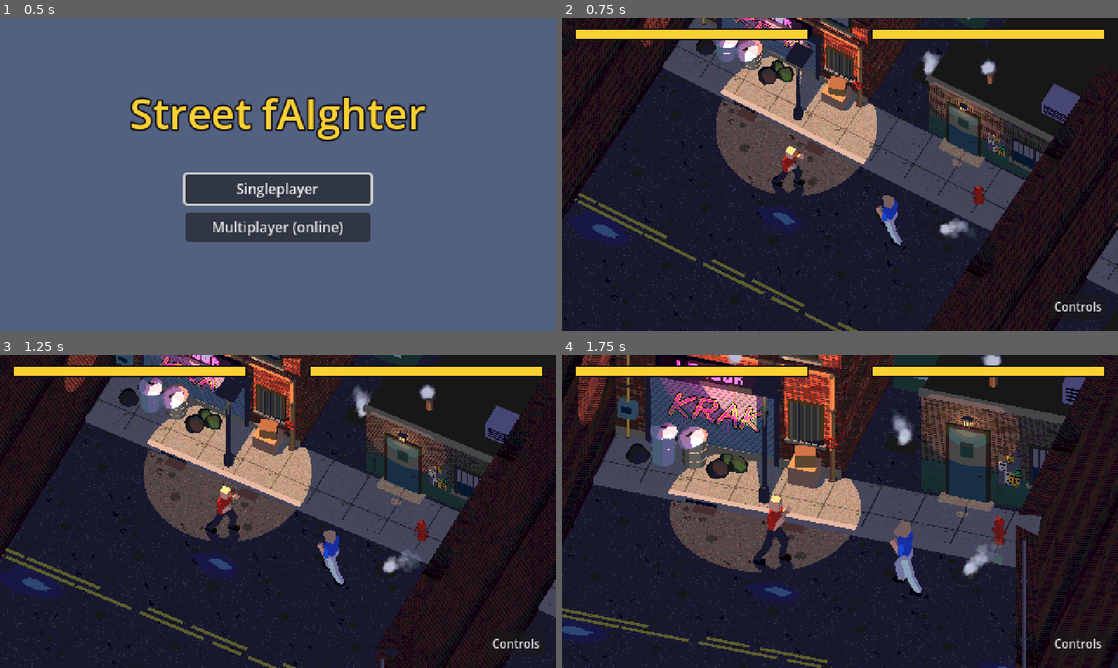
Above: before the commit, frames 1-4 (two rows, left to right).
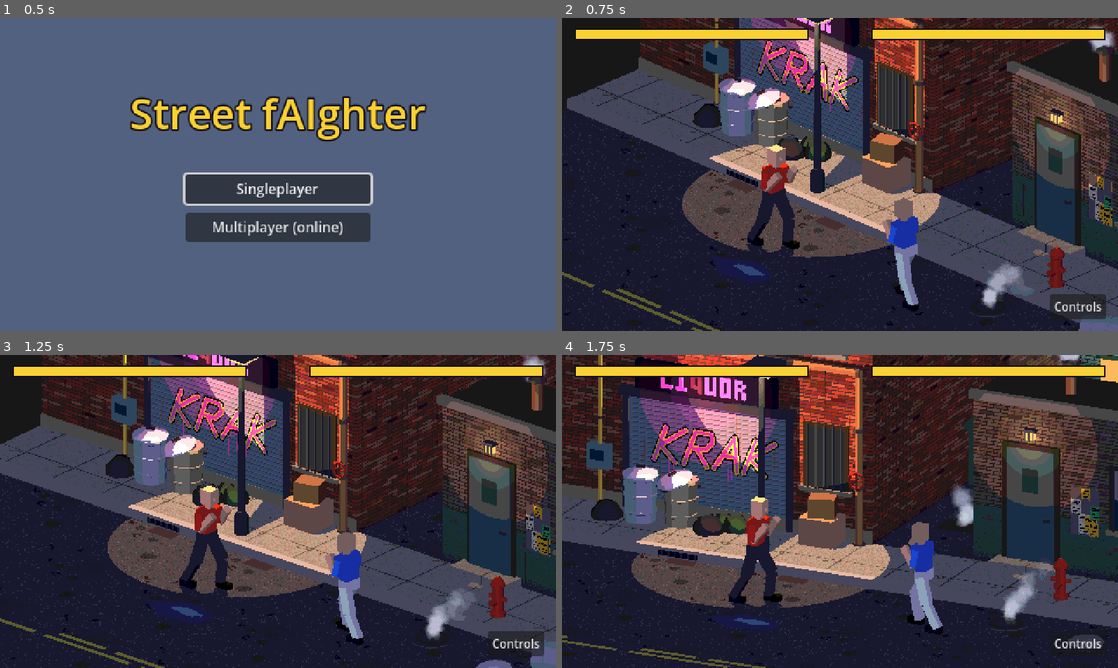
Above: after the commit, the same moments.

Repository: dustinmichels/street-faighter
Game: Godot game, scene res://scenes/menu.tscn
Two runs of this game, one before a commit and one after it. Both use one fixed random seed, a clock stepped at 60 frames per second and the inputs below.
Inputs (mouse positions are in pixels of both pictures, inside the frame that each line leads up to):
- Up to frame 1 (0.5 s): no input
- Up to frame 2 (0.75 s): click "Singleplayer" at 0.5 s
- Up to frame 3 (1.25 s): no input
- Up to frame 4 (1.75 s): move the mouse to (962, 495) at 1.27 s; hold D (move_right) from 1.28 s (still down); hold K (block) from 1.28 s (still down); click (962, 495) at 1.42 s; tap W (jump) at 1.52 s

Frame 1 is identical in both runs. In frame 2, 51% of the frame differs, in the area x 0-100%, y 0-100%; in frame 3, 54%; in frame 4, 56%.

Commit message:
progress on multiplayer

Diff:
--- a/scripts/follow_camera.gd
+++ b/scripts/follow_camera.gd
@@ -6,11 +6,11 @@
 ## fighters (it comes after them in the tree), so it sees this tick's positions.
 ##
 ## On ready it first plays an intro: it starts swung `intro_yaw` around the
-## fighters and tilted `intro_pitch` further down, zoomed out by
-## `intro_zoom`, and eases back into the side view over `intro_duration`
-## seconds (wall-clock, display only), then emits `intro_finished` and starts
+## fighters and tilted `intro_pitch` further down, zoomed by `intro_zoom`,
+## and eases back into the side view over `intro_duration` seconds
+## (wall-clock, display only), then emits `intro_finished` and starts
 ## following. The orbit pivots on the point at the fighters' depth (z = 0)
-## that the side view is centered on.
+## that the side view is centered on. The stage walls are hidden meanwhile.
 
 ## Emitted once the intro has settled into the side view (right away, during
 ## `_ready()`, when `intro_duration` is 0).
@@ -24,11 +24,11 @@
 @export_range(0.0, 10.0, 0.1) var intro_duration := 2.5
 ## Where the intro starts: degrees around the vertical axis (positive swings
 ## the camera to the right of the stage)...
-@export_range(-180.0, 180.0) var intro_yaw := 30.0
+@export_range(-180.0, 180.0) var intro_yaw := 45.0
 ## ...degrees tilted further down than the side view...
-@export_range(-60.0, 70.0) var intro_pitch := 50.0
+@export_range(-60.0, 70.0) var intro_pitch := 15.0
 ## ...and `size` multiplier.
-@export_range(0.1, 4.0) var intro_zoom := 1.6
+@export_range(0.1, 4.0) var intro_zoom := 1.0
 
 ## Seconds of intro played; negative once it is over.
 var _intro_time := -1.0
@@ -50,6 +50,7 @@
 	var forward := -_rest_basis.z
 	_pivot = global_position + forward * (-global_position.z / forward.z)
 	_intro_time = 0.0
+	_set_walls_visible(false)
 	_pose_intro(0.0)
 
 
@@ -63,6 +64,7 @@
 	_intro_time = -1.0
 	global_basis = _rest_basis
 	size = _rest_size
+	_set_walls_visible(true)
 	_follow()
 	# Their visuals were last snapped to the intro's start pose.
 	for f in fighters:
@@ -90,6 +92,15 @@
 	size = _rest_size * lerpf(1.0, intro_zoom, left)
 
 
+## The stage walls would stand between the swung camera and the fighters, and
+## the side view doesn't show them while the fighters are at their start
+## (centered), so the intro hides them.
+func _set_walls_visible(on: bool) -> void:
+	if stage != null:
+		stage.wall_left.visible = on
+		stage.wall_right.visible = on
+
+
 ## Half the visible width along X (m): orthographic `size` is the height.
 func half_view_width() -> float:
 	return pixel_size() * get_viewport().get_visible_rect().size.x * 0.5
--- a/scripts/hud.gd
+++ b/scripts/hud.gd
@@ -84,7 +84,11 @@
 	_set_fill(_right_fill, right_fighter, true)
 	_ko.visible = _is_down(left_fighter) or _is_down(right_fighter)
 	if _ko.visible:
-		_ko_hint.text = ko_hint(Session.is_online(), Session.rematch_requested, Session.peer_rematch_requested)
+		var session := get_node_or_null("/root/Session")
+		var online: bool = session != null and bool(session.is_online())
+		var req: bool = session != null and bool(session.rematch_requested)
+		var peer_req: bool = session != null and bool(session.peer_rematch_requested)
+		_ko_hint.text = ko_hint(online, req, peer_req)
 	if fight != null:
 		_countdown.text = countdown_text(fight.tick, fight.start_tick)
 
@@ -181,8 +185,10 @@
 			continue
 		var code := key.keycode
 		if key.physical_keycode != KEY_NONE:
-			code = DisplayServer.keyboard_get_keycode_from_physical(key.physical_keycode)
-		names.append(OS.get_keycode_string(code))
+			if DisplayServer.get_name() != "headless":
+				code = DisplayServer.keyboard_get_keycode_from_physical(key.physical_keycode)
+			else:
+				code = key.physical_keycode
 	return " / ".join(names)
 
 
--- a/scripts/input_sync.gd
+++ b/scripts/input_sync.gd
@@ -118,7 +118,8 @@
 ## was at match tick `tick` with tick advantage `peer_advantage`.
 @rpc("any_peer", "call_remote", "unreliable_ordered", 1)
 func _receive_inputs(match_number: int, ack: int, first: int, inputs: PackedByteArray, tick: int, peer_advantage: float) -> void:
-	if multiplayer.get_remote_sender_id() != peer_id or match_number != match_id:
+	var mp := multiplayer
+	if mp == null or mp.get_remote_sender_id() != peer_id or match_number != match_id:
 		return
 	_peer_has = clampi(ack, _peer_has, local.end_tick())
 	remote.receive(first, inputs)
--- a/tmp_rematch.gd
+++ /dev/null
@@ -1,76 +0,0 @@
-extends SceneTree
-## Throwaway: `-s tmp_rematch.gd -- host|join`. AI vs AI until KO, then a
-## rematch (host asks after 30 frames, client after 120), then a second KO.
-
-var session: Node
-var matches_done := 0
-
-
-func _initialize() -> void:
-	_run.call_deferred()
-
-
-func _run() -> void:
-	var args := OS.get_cmdline_user_args()
-	session = root.get_node("Session")
-	session.ended.connect(func(t): print("[ended] ", t); quit(2))
-	node_added.connect(_on_node_added)
-	var is_host := "host" in args
-	if is_host:
-		session.host(27781)
-	else:
-		session.join("127.0.0.1:27781")
-	var frames := 0
-	var ko_frames := 0
-	var peer_at_start := 0
-	var last_hint := ""
-	var last_world: Match = null
-	while true:
-		await physics_frame
-		frames += 1
-		if frames > 60 * 120:
-			print("TIMEOUT")
-			quit(1)
-			return
-		var scene := current_scene
-		if scene == null or scene.name != "Main":
-			continue
-		var world: Match = scene.get_node("GameView/GameViewport/World")
-		if world != last_world:
-			last_world = world
-			ko_frames = 0
-			if peer_at_start == 0:
-				peer_at_start = session.peer_id
-			print("match %d started: seed %d, peer %d (same connection: %s), tick %d, start_tick %d" % [
-				session.match_number, world.rng_seed, session.peer_id, session.peer_id == peer_at_start, world.tick, world.start_tick])
-		if not world.is_over():
-			continue
-		ko_frames += 1
-		var hud: Hud = scene.get_node("Hud")
-		var hint: String = hud._ko_hint.text
-		if hint != last_hint:
-			print("  hint: '%s' (match %d, tick %d)" % [hint, session.match_number, world.tick])
-			last_hint = hint
-		if ko_frames == 1:
-			print("KO in match %d at tick %d: checksum_at(%d)=%d health=%d/%d stalled=%d skipped=%d" % [
-				session.match_number, world.tick, world.tick - 5, world.checksum_at(world.tick - 5),
-				world.fighters[0].health, world.fighters[1].health, world.stalled_frames, world.skipped_frames])
-			if session.match_number == 2:
-				for i in 120:
-					await physics_frame
-				quit(0)
-				return
-		if ko_frames == (30 if is_host else 120):
-			# Through the real input path.
-			var ev := InputEventAction.new()
-			ev.action = &"restart"
-			ev.pressed = true
-			Input.parse_input_event(ev)
-
-
-func _on_node_added(node: Node) -> void:
-	if node is InputSync:
-		var world: Match = node.get_parent()
-		var ai := AIInput.new()
-		node.local.source = ai
-		ai.bind(world.fighters[session.local_index])
Not shown, removed: tmp_rematch.gd.uid
Not shown, changed: docs/netcode.md
Not shown, changed: docs/todo/multiplayer.md
Not shown, changed: docs/todo/todo.md
